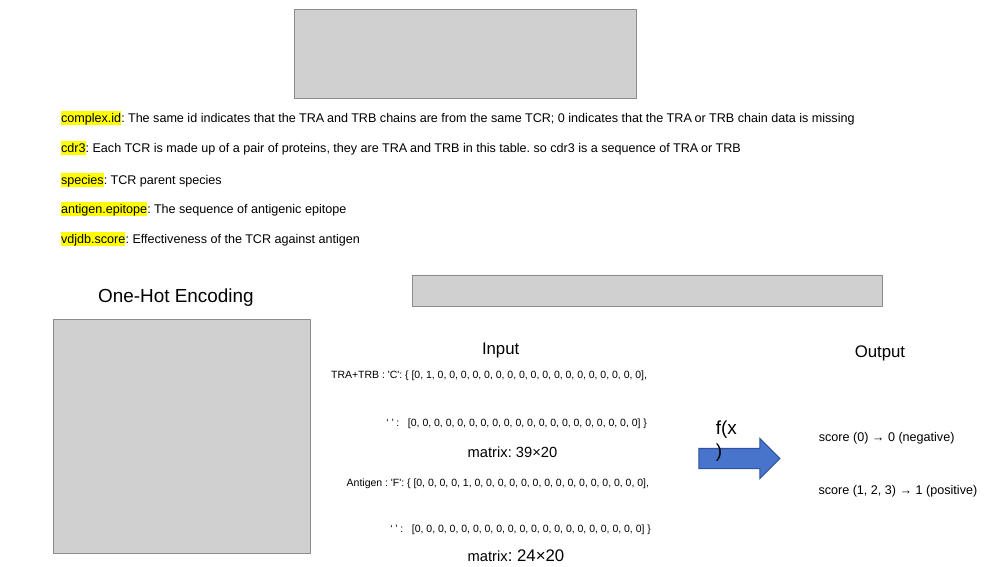
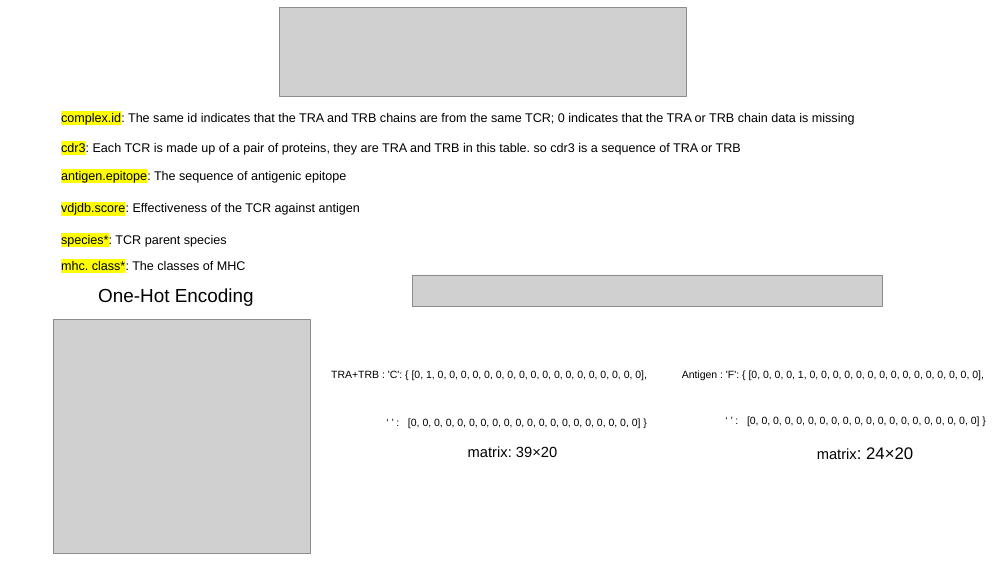
Before and after one commit to UoB-DSMP-2023-24/dsmp-2024-group03, a slide deck: slide 1 of PPT./pre.v2.pptx. Drawn at 1008x567 pixels with LibreOffice and Linux fonts; fonts in the diff are those of the drawing; grey boxes stand for pictures. Boxes give left, top, right and bottom in pixels: in the first picture for what was removed or moved away, otherwise in the second. Text is boxed around its words. In the diff, an @@ line names an element or a change of style, - is before the commit and + after.

```diff
--- a/PPT./pre.v2.pptx
+++ b/PPT./pre.v2.pptx
@@ picture: place and size @@
-picture at [294,9,636,98]
+picture at [280,8,687,96]
@@ text "antigen.epitope: The sequence of antigenic ...": place and size @@
-text "antigen.epitope: The sequence of antigenic ..." at [61,203,346,216]
+text "antigen.epitope: The sequence of antigenic ..." at [61,170,346,183]
@@ text "vdjdb.score: Effectiveness of the TCR ...": place and size @@
-text "vdjdb.score: Effectiveness of the TCR ..." at [61,233,360,246]
+text "vdjdb.score: Effectiveness of the TCR ..." at [61,203,360,216]
@@ text at [61,234,227,247]: text changed @@
-species: TCR parent species
+species*: TCR parent species
@@ text added at [61,260,246,273], 12 pt, text #000000 @@
+mhc. class*: The classes of MHC
@@ text removed at [482,342,519,358] @@
-Input
@@ text removed at [855,345,905,361] @@
-Output
@@ text "Antigen : 'F': { [0, ...": place and size @@
-text "Antigen : 'F': { [0, ..." at [347,478,649,534]
+text "Antigen : 'F': { [0, ..." at [682,370,984,426]
@@ right arrow removed at [699,439,780,479] @@
@@ text removed at [716,420,737,438] @@
-f(x)
@@ text "matrix: 24×20": place and size @@
-text "matrix: 24×20" at [468,549,564,561]
+text "matrix: 24×20" at [817,447,913,459]
@@ text removed at [819,432,955,444] @@
-score (0) → 0 (negative)
@@ text removed at [819,485,977,497] @@
-score (1, 2, 3) → 1 (positive)
```
